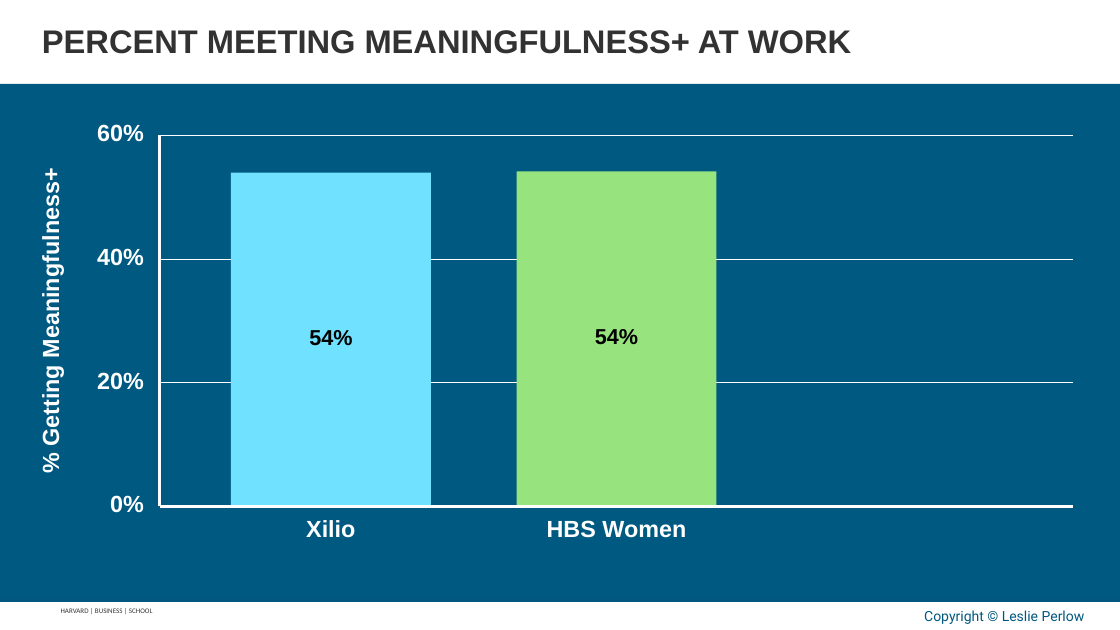
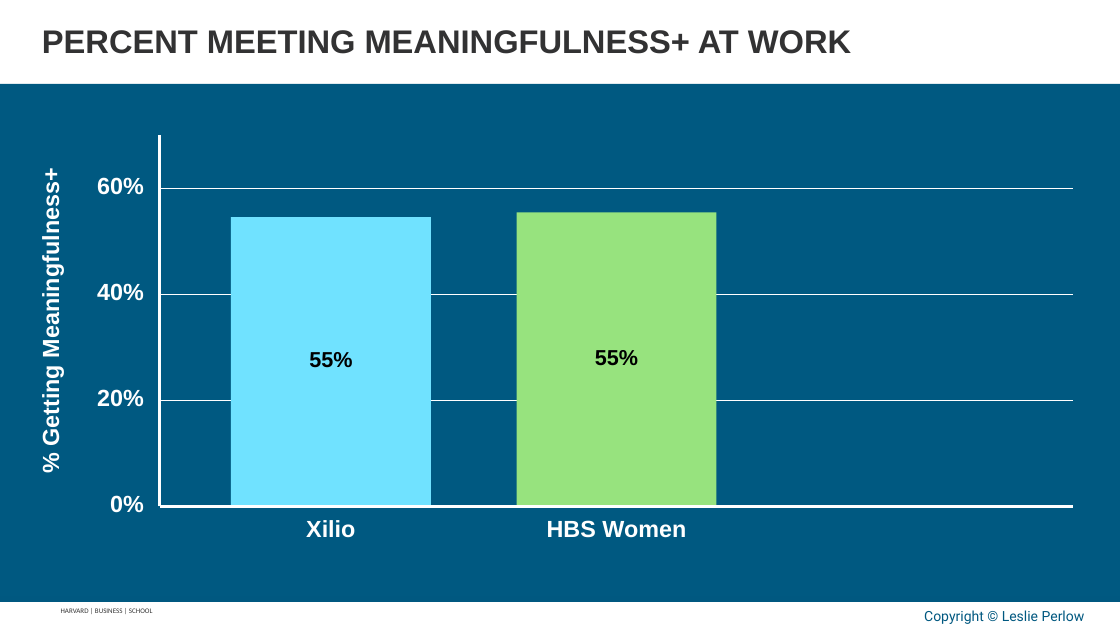
Before and after one commit to APPLITICS/lifematrix-deck-automation, a slide deck: slide 19 of outputs/generated_slides.pptx. Drawn at 1120x630 pixels with LibreOffice and Linux fonts; fonts in the diff are those of the drawing; background and template pictures are left out. Boxes give left, top, right and bottom in pixels: in the first picture for what was removed or moved away, otherwise in the second. Text is boxed around its words. In the diff, an @@ line names an element or a change of style, - is before the commit and + after.

```diff
--- a/outputs/generated_slides.pptx
+++ b/outputs/generated_slides.pptx
@@ text "60%": place and size @@
-text "60%" at [97, 124, 144, 142]
+text "60%" at [97, 177, 144, 195]
@@ freeform shape: place and size @@
-freeform shape at [160, 135, 1074, 135]
+freeform shape at [160, 188, 1074, 188]
@@ rectangle: place and size @@
-rectangle at [231, 173, 431, 507]
+rectangle at [231, 218, 431, 507]
@@ rectangle: place and size @@
-rectangle at [517, 171, 717, 507]
+rectangle at [517, 213, 717, 507]
@@ text "40%": place and size @@
-text "40%" at [97, 248, 144, 266]
+text "40%" at [97, 283, 144, 301]
@@ freeform shape: place and size @@
-freeform shape at [160, 259, 1074, 259]
+freeform shape at [160, 294, 1074, 294]
@@ text at [309, 352, 352, 368]: text changed @@
-54%
+55%
@@ text at [595, 350, 638, 366]: text changed @@
-54%
+55%
@@ text "20%": place and size @@
-text "20%" at [97, 372, 144, 390]
+text "20%" at [97, 389, 144, 407]
@@ freeform shape: place and size @@
-freeform shape at [160, 383, 1074, 383]
+freeform shape at [160, 401, 1074, 401]
```
Also in this commit, not shown: 19 other slides changed, 4 other files.
